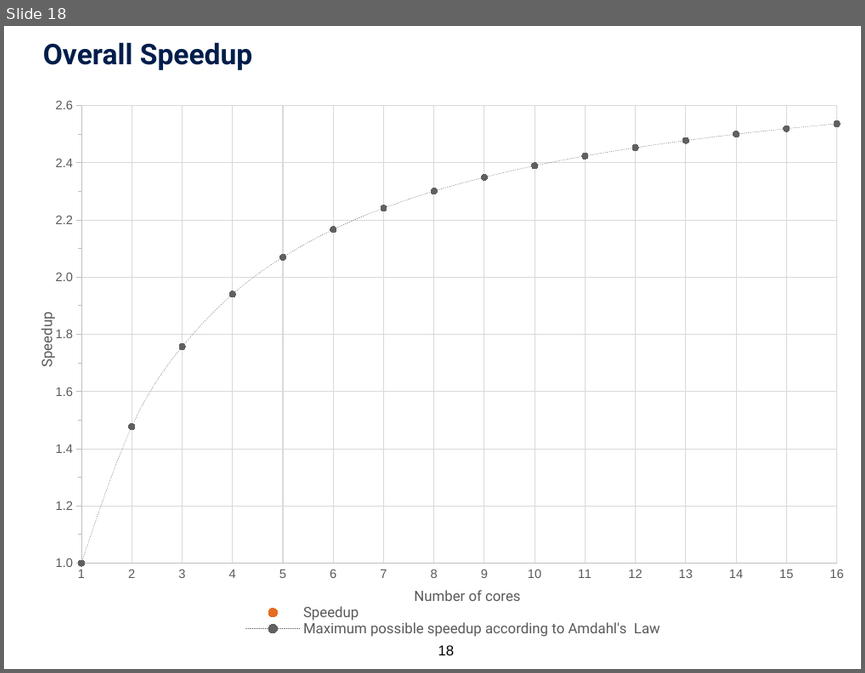
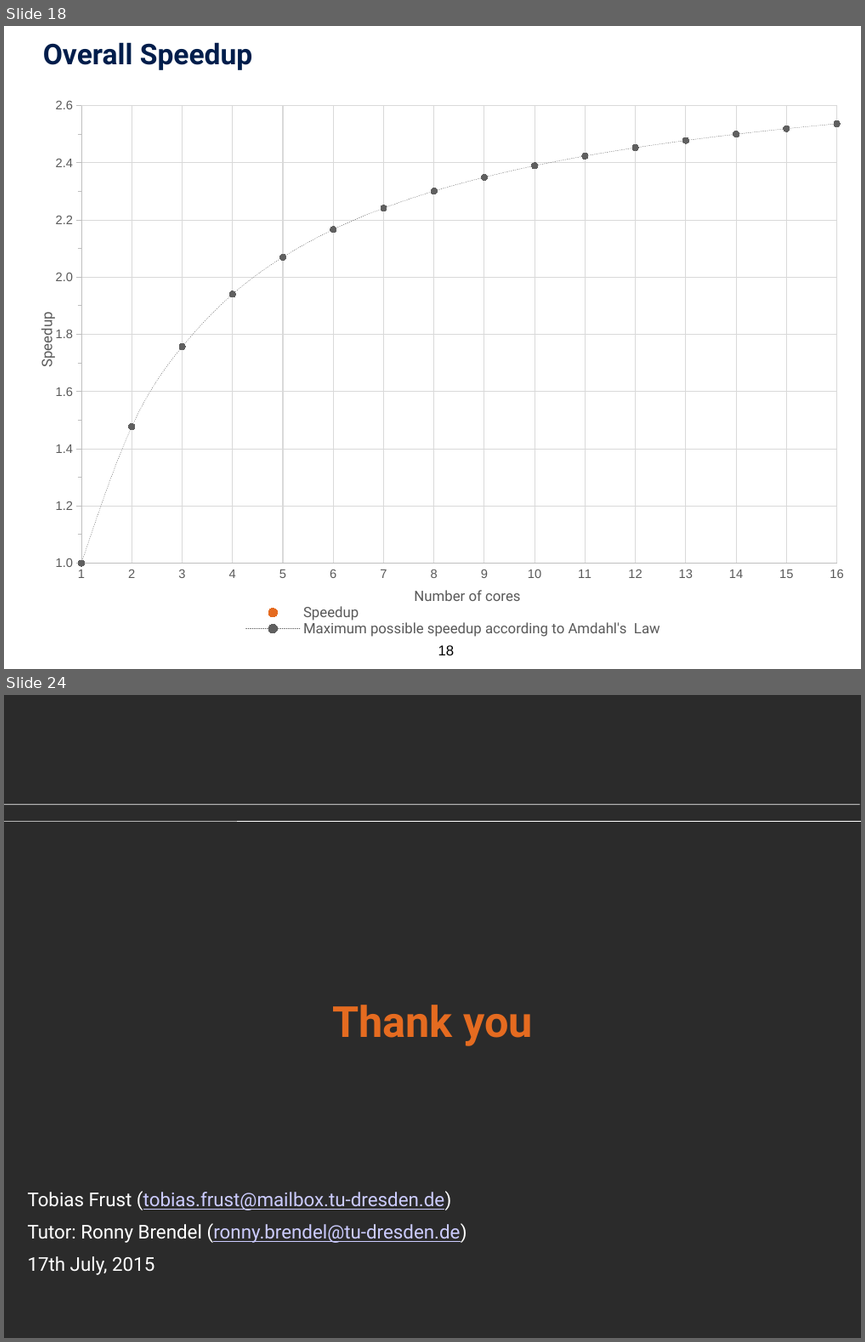
Before and after one commit to tobiashuste/parallella-hauptseminar, a slide deck: presentation/praesentation.pptx. Shown one above the other, each under a label of ours: slide 18 before the commit, slides 18 and 24 after it; the slides between them are not shown. The pictures are 865x673 and 865x1342 pixels, drawn with LibreOffice and Linux fonts; fonts in the diff are those of the drawing; background and template pictures are left out; a plain dark background stands for a picture behind light text. Boxes give left, top, right and bottom in pixels: in the first picture for what was removed or moved away, otherwise in the second. Text is boxed around its words. In the diff, an @@ line names an element or a change of style, - is before the commit and + after.

```diff
--- a/presentation/praesentation.pptx
+++ b/presentation/praesentation.pptx
@@ slide 24 added at (x1=4, y1=695, x2=861, y2=1338), background picture (left out) @@
@@ line added from (4, 805) to (860, 805), #FFFFFF 0.5 pt @@
@@ line added from (4, 821) to (861, 821), #FFFFFF 0.5 pt @@
@@ title added at (x1=332, y1=1004, x2=533, y2=1046), 36 pt, text #E56B20, bold @@
+Thank you
@@ text added at (x1=28, y1=1191, x2=467, y2=1275), 16 pt, text #CCCCFF, underline @@
+Tobias Frust (tobias.frust@mailbox.tu-dresden.de)
+Tutor: Ronny Brendel (ronny.brendel@tu-dresden.de)
+17th July, 2015
```
Also in this commit, not shown: 14 slides changed, 3 other slides added, 1 slide removed, 2 other files.
